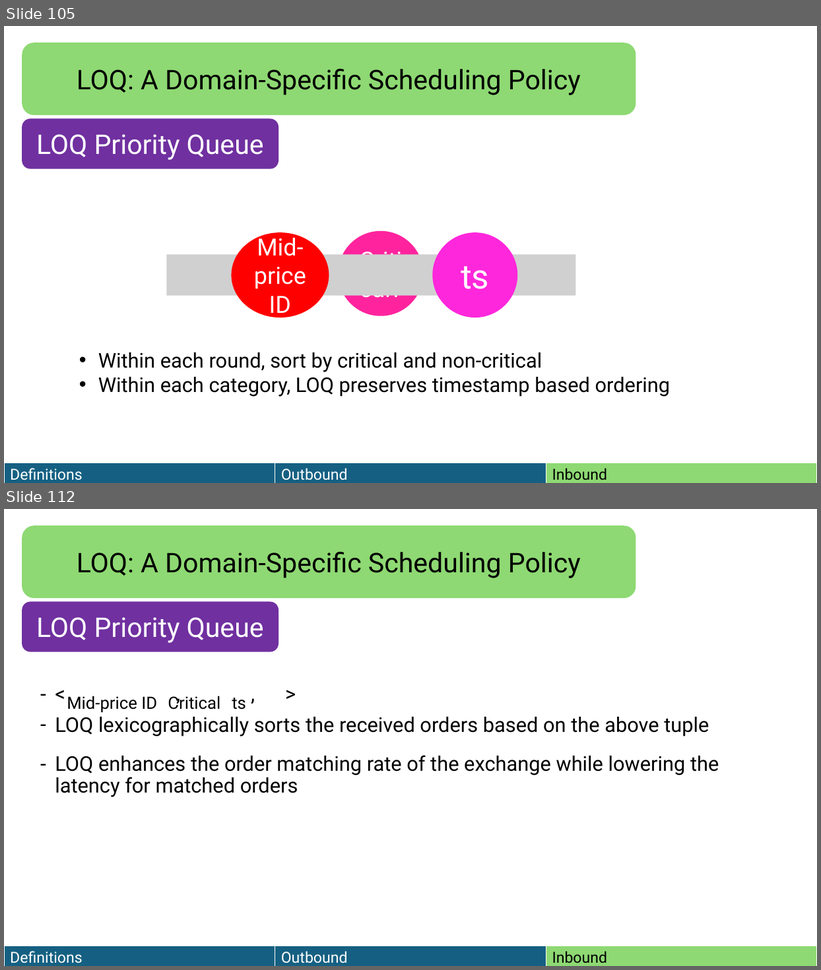
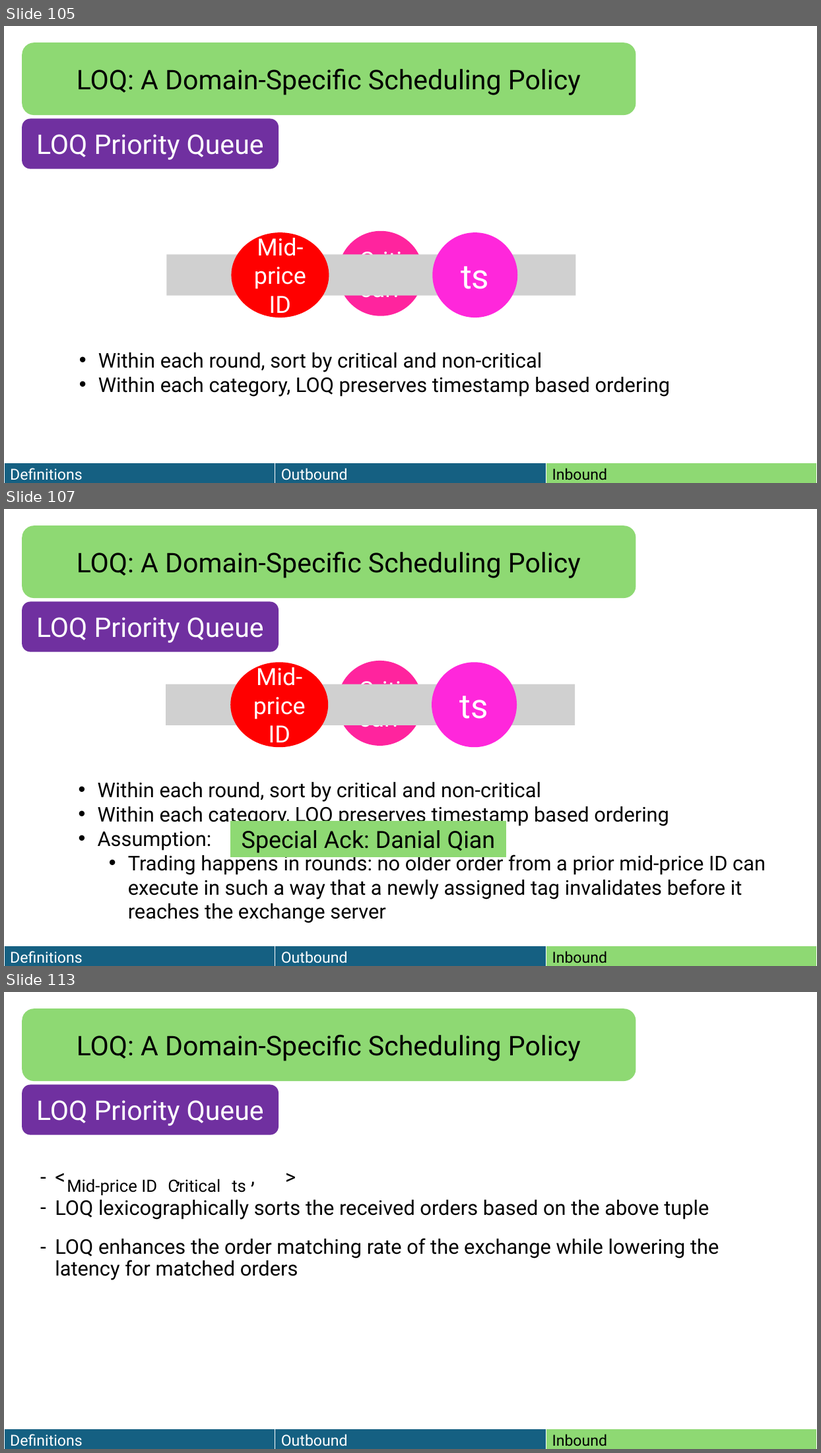
Before and after one commit to HaseebLUMS/Onyx-Presentation, a slide deck: thesis-latency-fairness.pptx. Shown one above the other, each under a label of ours: slides 105 and 112 before the commit, slides 105, 107 and 113 after it; the slides between them are not shown. The pictures are 821x970 and 821x1453 pixels, drawn with LibreOffice and Linux fonts; fonts in the diff are those of the drawing; grey boxes stand for pictures. Boxes give left, top, right and bottom in pixels: in the first picture for what was removed or moved away, otherwise in the second. Text is boxed around its words. In the diff, an @@ line names an element or a change of style, - is before the commit and + after.

Commit message:
updated presentation

```diff
--- a/thesis-latency-fairness.pptx
+++ b/thesis-latency-fairness.pptx
@@ slide 107 added at [4,509,817,966], background #FFFFFF @@
@@ rounded rectangle added at [22,525,636,598], fill #8ED973, 32 pt, text #000000 @@
+LOQ: A Domain-Specific Scheduling Policy
@@ rounded rectangle added at [22,601,279,652], fill #7030A0, 32 pt, text #FFFFFF @@
+LOQ Priority Queue
@@ ellipse added at [230,662,328,747], fill #FF0000, 28 pt, text #FFFFFF @@
+Mid-price ID
@@ ellipse added at [338,661,423,747], fill #FF249E, 28 pt, text #FFFFFF @@
+Critical?
@@ ellipse added at [432,662,517,747], fill #FF27DB, 40 pt, text #FFFFFF @@
+ts
@@ picture added at [166,684,575,725] @@
@@ text added at [98,782,766,923], 24 pt, text #000000 @@
+• Within each round, sort by critical and non-critical
+• Within each category, LOQ preserves timestamp based ordering
+• Assumption:
+  • Trading happens in rounds: no older order from a prior mid-price ID can execute in such a way that a newly assigned tag invalidates before it reaches the exchange server
@@ rectangle added at [230,821,506,858], fill #8ED973, 28 pt, text #000000 @@
+Special Ack: Danial Qian
@@ table added at [4,947,816,966], 1 rows, 3 columns @@
+Definitions | Outbound | Inbound
@@ what was slide 112 is now slide 113 @@
```
Also in this commit, not shown: 1 slide changed.
